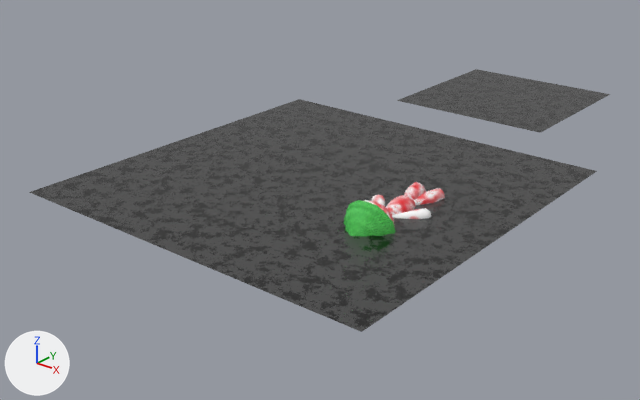
Before and after pictures for a commit that changed the Blender file Assets-blender/endScene/endScene.blend.
The view is the same before and after, from a 50 mm camera at (7.75, -9.49, 4.95) aimed at (-0.8, 0.95, -0.83). Every picture has the same lights, and +X, +Y and +Z are marked at lower left.

Objects in the first picture: 'Floor', 'Gorro.004', 'Plane', 'Verde'.
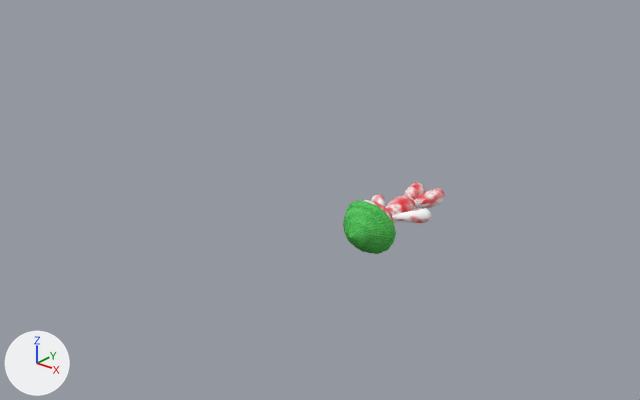
The newer file is also turned or shifted as a whole; pictures and numbers use the older file's frame.

Diff of the bpy script that builds the scene:
```diff
--- a/Assets-blender/endScene/endScene.blend.py
+++ b/Assets-blender/endScene/endScene.blend.py
@@ ob_floor @@
-ob_floor = bpy.data.objects.new('Floor', me_plane)
-ob_floor.location = (0.0, 0.0, 0.0)
@@ ob_plane @@
-ob_plane = bpy.data.objects.new('Plane', me_plane_001)
-ob_plane.location = (0.0, 5.61, 0.0)
```

Where the change shows, as pixel boxes (x1, y1, x2, y2) in the pictures (640 x 400 px):
'Floor', deleted
    before: (29, 99, 597, 332)
'Plane', deleted
    before: (397, 69, 610, 133)
